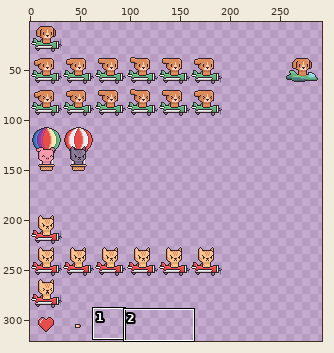
Two states of a sprite sheet, Game/res/spritesheet.png. Above: a wide view before the commit, with the close-up outlined.
Close-up. The starting point:
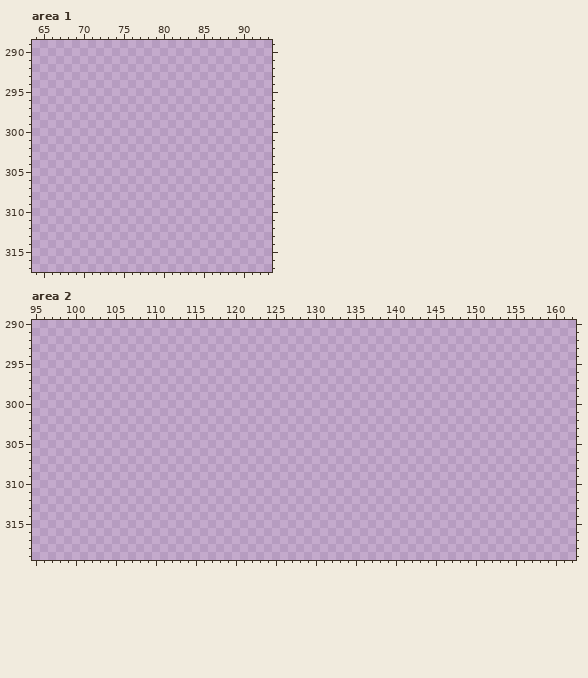
The file is 960x960 pixels. Colours within 5 levels of each other are drawn and written as one. Shown: area 1: x 64..93, y 289..317; area 2: x 95..162, y 290..319. The wide view leaves out empty margins.
And afterwards:
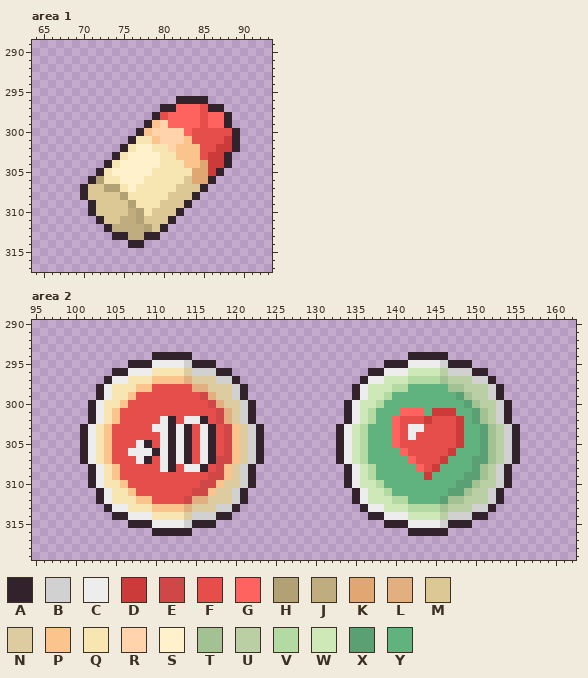
Palette (. is transparent): A #31222c  B #d1d1d1  C #ededed  D #cc3b39  E #cf4847  F #e64e4b  G #ff6360  H #b2a174  J #bfad80  K #e0a772  L #e2af80  M #dbc895  N #decca1  P #fcc48d  Q #f7e5b2  R #ffd4ad  S #fff1cc  T #a2c294  U #bbcfa5  V #b3daa3  W #cfe8b7  X #5aa073  Y #60b37e
Difference:
--- area 1
@@ x 64..93 @@
 295 ..............................
-296 ..............................
-297 ..............................
-298 ..............................
-299 ..............................
-300 ..............................
-301 ..............................
-302 ..............................
-303 ..............................
-304 ..............................
-305 ..............................
-306 ..............................
-307 ..............................
-308 ..............................
-309 ..............................
-310 ..............................
-311 ..............................
-312 ..............................
-313 ..............................
-314 ..............................
+296 ..................AAAA........
+297 ................AAGGGFAA......
+298 ...............AFGGGGFGGA.....
+299 ..............APRGGGGFGGA.....
+300 .............APRRRRGFFFFFA....
+301 ............AQQPRRRPFFFFDA....
+302 ...........AQSSQQRPPPFFDDA....
+303 ..........AQSSSSQQPPPFDDA.....
+304 .........AQSSSSSQQQPPKDDA.....
+305 ........AQSSSSSQQQQQKKDA......
+306 .......AHQQSSSQQQQQMKKA.......
+307 ......AMMHHQSQQQQQMMMA........
+308 ......AMMMMHQQQQQMMMA.........
+309 .......AMMMMHQQQMMMA..........
+310 .......AMMMMJHQMMMA...........
+311 ........AMMJJHMMMA............
+312 .........AJJJJHMA.............
+313 ..........AAJJAA..............
+314 ............AA................
 315 ..............................
--- area 2
@@ x 95..162 @@
 293 ....................................................................
-294 ....................................................................
-295 ....................................................................
-296 ....................................................................
-297 ....................................................................
-298 ....................................................................
-299 ....................................................................
-300 ....................................................................
-301 ....................................................................
-302 ....................................................................
-303 ....................................................................
-304 ....................................................................
-305 ....................................................................
-306 ....................................................................
-307 ....................................................................
-308 ....................................................................
-309 ....................................................................
-310 ....................................................................
-311 ....................................................................
-312 ....................................................................
-313 ....................................................................
-314 ....................................................................
-315 ....................................................................
-316 ....................................................................
+294 ...............AAAAA...........................AAAAA................
+295 ............AAACCCCBAAA.....................AAACCCCBAAA.............
+296 ..........AACCCQQQQNBBBAA.................AACCCWWWWUBBBAA...........
+297 .........ACCQQQPPPPLNNNBBA...............ACCWWWVVVVTUUUBBA..........
+298 ........ACQQQPPFFFFFLLNNNBA.............ACWWWVVYYYYYTTUUUBA.........
+299 ........ACQQPFFFFFFFFELNNBA.............ACWWVYYYYYYYYXTUUBA.........
+300 .......ACQQPFFFFFFFFFFELNNBA...........ACWWVYYYYYYYYYYXTUUBA........
+301 .......ACQPFFFFFFFFFFFFELNBA...........ACWVYYYGGGYDDDYYXTUBA........
+302 .......ACQPFFFFFCAFCCAFELNBA...........ACWVYYGFFFDFFFDYXTUBA........
+303 ......ACQPFFFFFCCACAFCAFEPNBA.........ACWVYYYGFCCFFFFDYYXTUBA.......
+304 ......ACQPFFFFFFCACAFCAFEPNBA.........ACWVYYYGFCFFFFFDYYXTUBA.......
+305 ......ACQPFFFCAFCACAFCAFEPNBA.........ACWVYYYGFFFFFFFDYYXTUBA.......
+306 ......ACQPFFCCCACACAFCAFEPNBA.........ACWVYYYYGFFFFFDYYYXTUBA.......
+307 ......ACQPFFFCAFCACAFCAEEPNBA.........ACWVYYYYYGFFFDYYYXXTUBA.......
+308 .......ACQPFFFFFCAFCCAFEPNBA...........ACWVYYYYYGFDYYYYXTUBA........
+309 .......ACQPFFFFFFFFFFFEEPNBA...........ACWVYYYYYYDYYYYXXTUBA........
+310 .......ACQQPFFFFFFFFFEEPNNBA...........ACWWVYYYYYYYYYXXTUUBA........
+311 ........ACQQPFFFFFFFEEPNNBA.............ACWWVYYYYYYYXXTUUBA.........
+312 ........ACQQQPPFFFFELLNNNBA.............ACWWWVVYYYYXTTUUUBA.........
+313 .........ACCQQQPPPPLNNNBBA...............ACCWWWVVVVTUUUBBA..........
+314 ..........AACCCQQQQNBBBAA.................AACCCWWWWUBBBAA...........
+315 ............AAACCCCBAAA.....................AAACCCCBAAA.............
+316 ...............AAAAA...........................AAAAA................
 317 ....................................................................
Where, in picture pixels (left, top, right, bottom), the same in both close-ups:
added: (80, 96, 240, 248)
added: (80, 352, 264, 536)
added: (336, 352, 520, 536)
